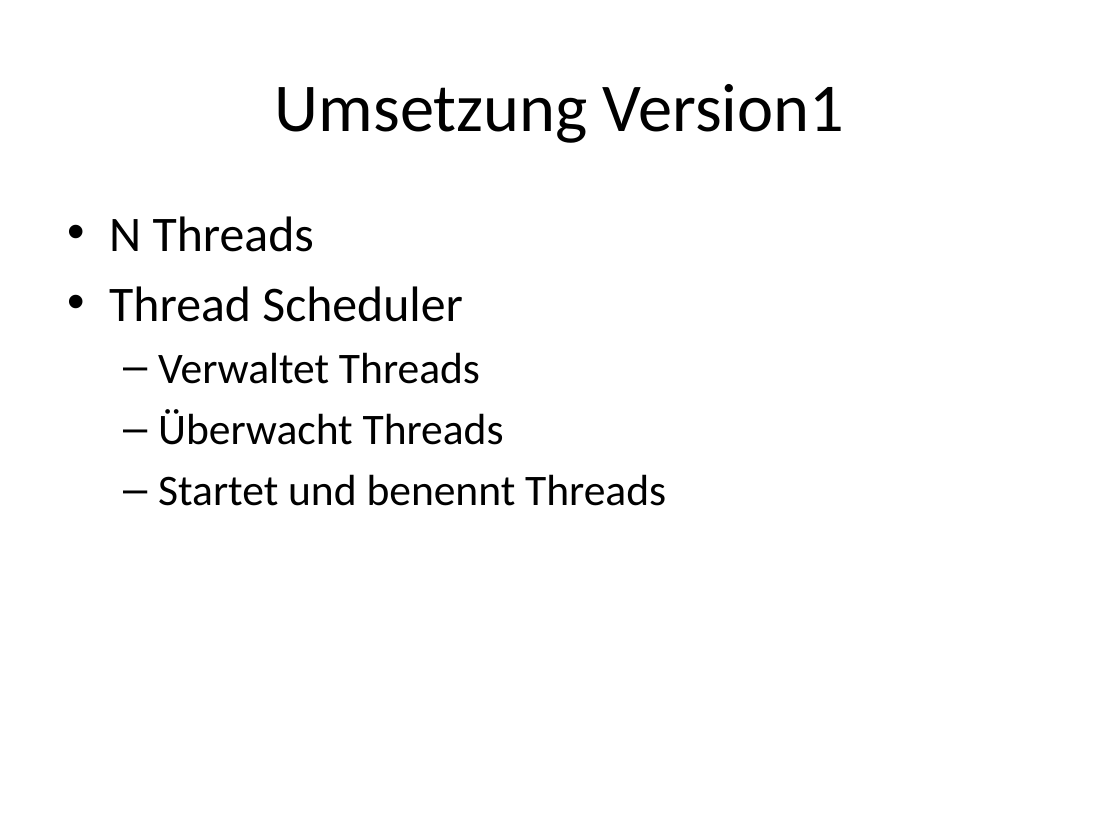
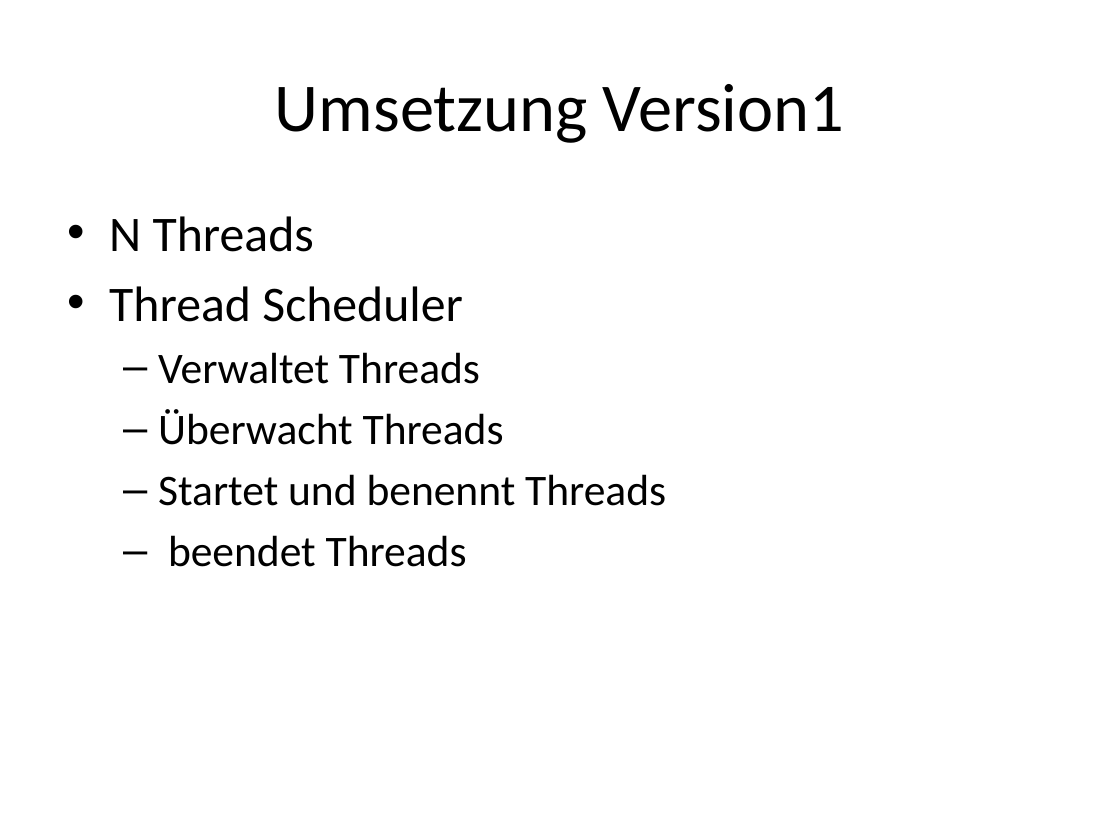
Before and after one commit to tscheims1/PrimeCalculator1, a slide deck: slide 6 of Primzahlen und Threads.pptx. Drawn at 1120x840 pixels with LibreOffice and Linux fonts; fonts in the diff are those of the drawing. Boxes give left, top, right and bottom in pixels: in the first picture for what was removed or moved away, otherwise in the second. Text is boxed around its words. In the diff, an @@ line names an element or a change of style, - is before the commit and + after.

```diff
--- a/Primzahlen und Threads.pptx
+++ b/Primzahlen und Threads.pptx
@@ text at box(168, 535, 467, 567): paragraph added @@
+  – beendet Threads
```
Also in this commit, not shown: 5 other slides changed, 2 slides added, 1 slide removed, 3 other files.
